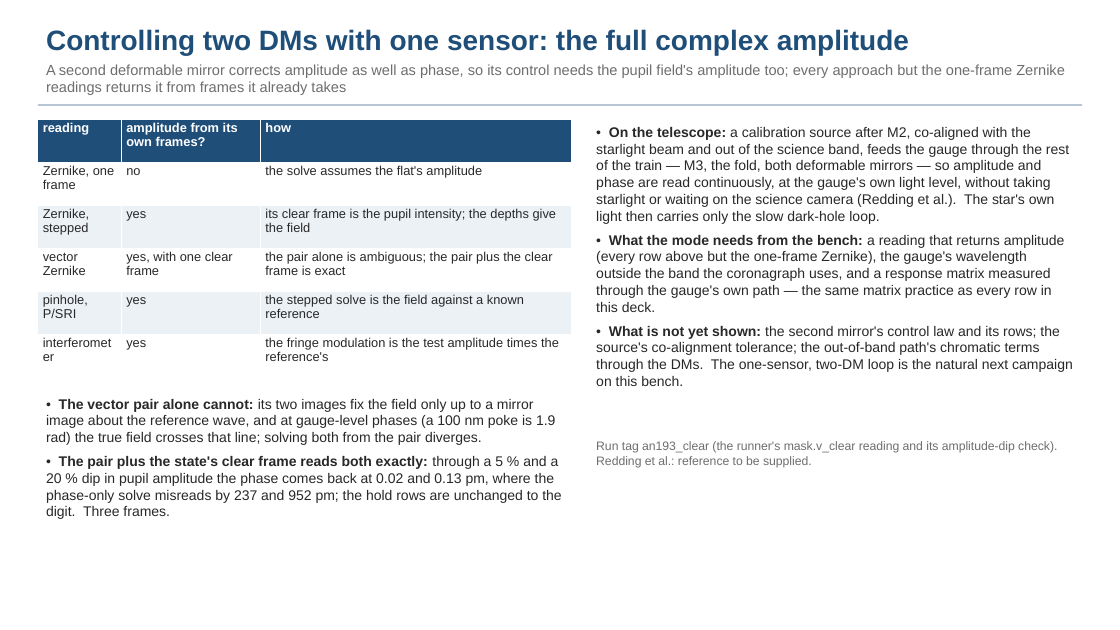
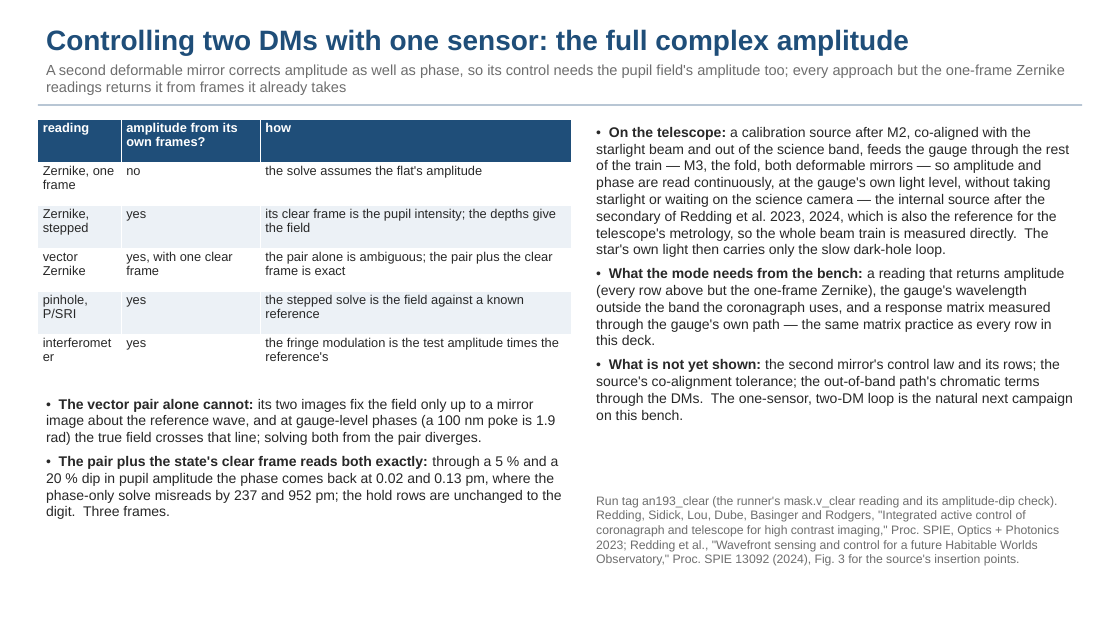
Before and after one commit to nasa-jpl/macos, a slide deck: slide 16 of demo_session/deck_gauges_short.pptx. Drawn at 1120x630 pixels with LibreOffice and Linux fonts; fonts in the diff are those of the drawing. Boxes give left, top, right and bottom in pixels: in the first picture for what was removed or moved away, otherwise in the second. Text is boxed around its words. In the diff, an @@ line names an element or a change of style, - is before the commit and + after.

```diff
--- a/demo_session/deck_gauges_short.pptx
+++ b/demo_session/deck_gauges_short.pptx
@@ text at (596, 127, 1069, 257): text changed @@
-• On the telescope: a calibration source after M2, co-aligned with the starlight beam and out of the science band, feeds the gauge through the rest of the train — M3, the fold, both deformable mirrors — so amplitude and phase are read continuously, at the gauge's own light level, without taking starlight or waiting on the science camera (Redding et al.). The star's own light then carries only the slow dark-hole loop.
+• On the telescope: a calibration source after M2, co-aligned with the starlight beam and out of the science band, feeds the gauge through the rest of the train — M3, the fold, both deformable mirrors — so amplitude and phase are read continuously, at the gauge's own light level, without taking starlight or waiting on the science camera — the internal source after the secondary of Redding et al. 2023, 2024, which is also the reference for the telescope's metrology, so the whole beam train is measured directly. The star's own light then carries only the slow dark-hole loop.
@@ text at (596, 496, 1059, 566): text changed @@
-Run tag an193_clear (the runner's mask.v_clear reading and its amplitude-dip check). Redding et al.: reference to be supplied.
+Run tag an193_clear (the runner's mask.v_clear reading and its amplitude-dip check). Redding, Sidick, Lou, Dube, Basinger and Rodgers, "Integrated active control of coronagraph and telescope for high contrast imaging," Proc. SPIE, Optics + Photonics 2023; Redding et al., "Wavefront sensing and control for a future Habitable Worlds Observatory," Proc. SPIE 13092 (2024), Fig. 3 for the source's insertion points.
```
Also in this commit, not shown: 1 other file.
